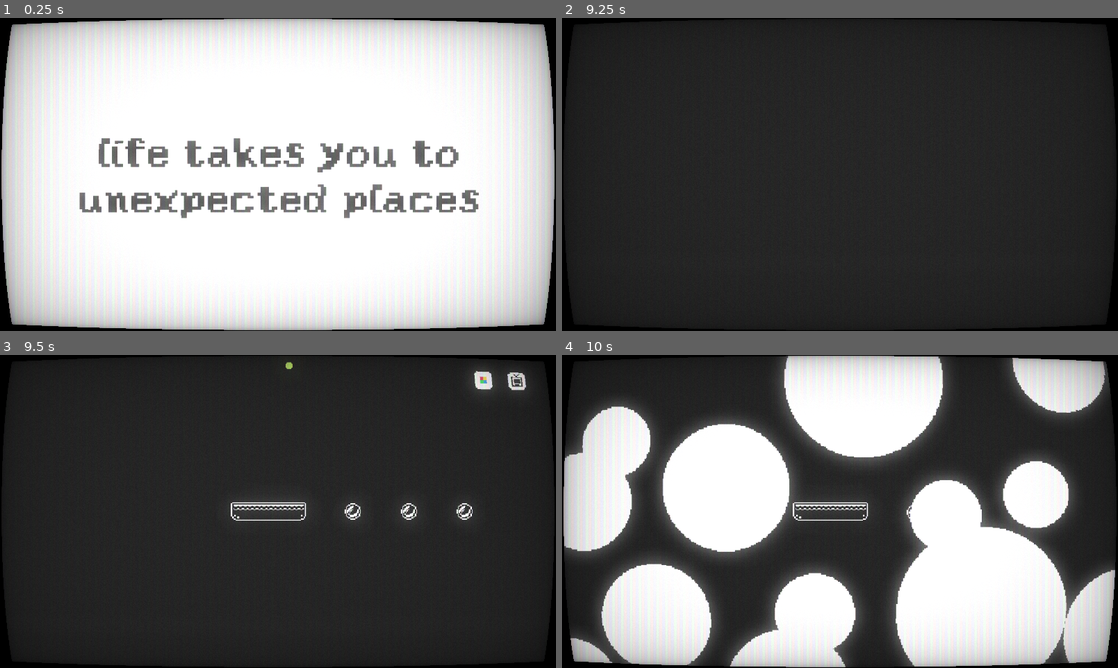
Above: before the commit, frames 1-4 (two rows, left to right).
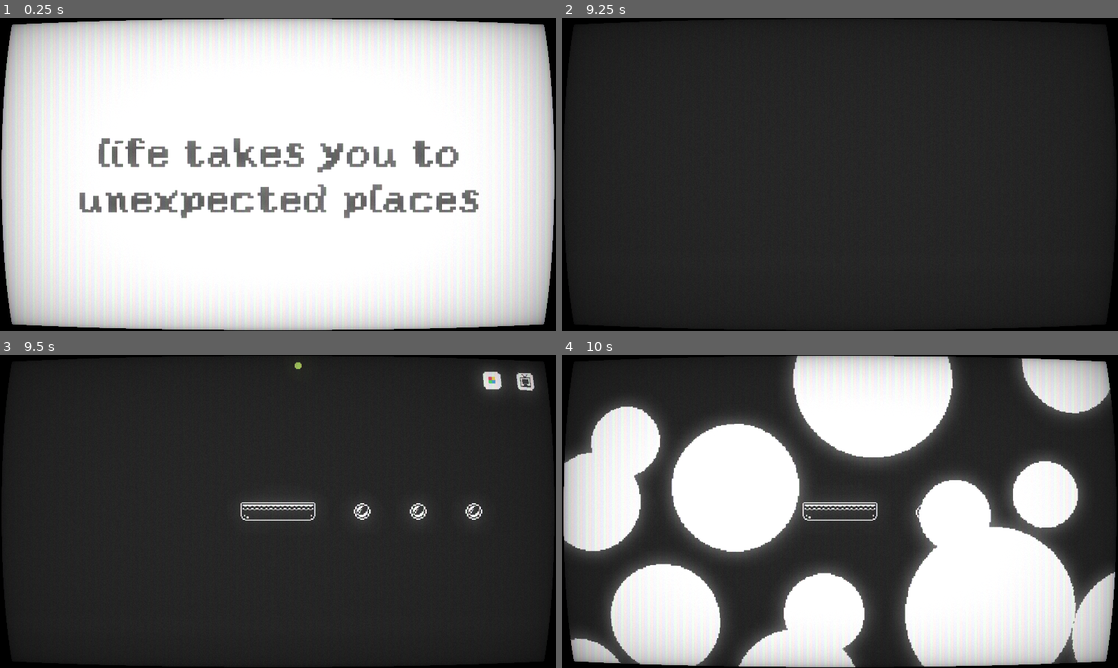
Above: after the commit, the same moments.

Repository: pascalbros/GGJ25-Blobble
Game: Godot game, scene res://scenes/levels/18.tscn
Two runs of this game, one before a commit and one after it. Both use one fixed random seed, a clock stepped at 60 frames per second and the inputs below. This scene is started directly instead of the project's main scene.
Inputs:
- Up to frame 1 (0.25 s): no input
- Up to frame 2 (9.25 s): tap Enter at 0.5, 5.75 s; hold Right (right) 0.53-2.03 s; tap P at 0.6, 1.35, 2.1, 2.85, 3.6, 4.35, 5.1, 5.85, 6.6, 7.35, 8.85 s; tap Space (jump) at 0.77, 1.52, 3.02, 3.77, 4.52, 5, 6.02, 6.5, 6.77, 7.52 s; hold Left (left) 2.03-2.78 s; hold Right (right) 2.78-4.28 s; hold Left (left) 4.28-5.03 s; hold Right (right) 5.03-5.78 s; hold Left (left) 5.78-7.28 s; hold Right (right) 7.28-8 s; click "Start" at 8 s; hold Right (right) from 8.78 s (still down)
- Up to frame 3 (9.5 s): keep holding Right (right)
- Up to frame 4 (10 s): keep holding Right (right); tap P at 9.6 s; tap Space (jump) at 9.77 s

Frames 1-2 are identical in both runs. In frame 3, 1.1% of the frame differs, in the area x 41-97%, y 2-54%; in frame 4, 13%, in the area x 0-100%, y 0-100%.
Error in both runs: Cannot call method 'queue_free' on a null value. (res://scripts/game_manager.gd:54)

Commit message:
Fixed levels

Diff:
--- a/scenes/levels/1.tscn
+++ b/scenes/levels/1.tscn
@@ -503,7 +503,7 @@
 sources/2 = SubResource("TileSetAtlasSource_y2hbr")
 sources/0 = SubResource("TileSetScenesCollectionSource_f2ufy")
 
-[node name="Node2D" type="Node2D"]
+[node name="Node2D2" type="Node2D"]
 script = ExtResource("1_vy6be")
 should_animate_in = false
 
@@ -520,6 +520,7 @@
 tile_set = SubResource("TileSet_34edj")
 
 [node name="Camera2D" type="Camera2D" parent="."]
+position = Vector2(-8, 0)
 zoom = Vector2(4, 4)
 position_smoothing_enabled = true
 
--- a/scenes/levels/18.tscn
+++ b/scenes/levels/18.tscn
@@ -490,7 +490,7 @@
 sources/2 = SubResource("TileSetAtlasSource_7lj57")
 sources/0 = SubResource("TileSetScenesCollectionSource_44qit")
 
-[node name="Node2D" type="Node2D"]
+[node name="Node2D3" type="Node2D"]
 script = ExtResource("1_3tpn2")
 level_name = "life takes you to
 unexpected places"
--- a/scenes/levels/2.tscn
+++ b/scenes/levels/2.tscn
@@ -488,7 +488,7 @@
 sources/2 = SubResource("TileSetAtlasSource_7lj57")
 sources/0 = SubResource("TileSetScenesCollectionSource_44qit")
 
-[node name="Node2D" type="Node2D"]
+[node name="Node2D5" type="Node2D"]
 script = ExtResource("1_4a4ah")
 level_name = "Left and right"
 
@@ -500,13 +500,19 @@
 color = Color(0.0923971, 0.0923971, 0.0923971, 1)
 
 [node name="TileMapLayer" type="TileMapLayer" parent="."]
+position = Vector2(-8, 0)
 tile_map_data = PackedByteArray("AAD//wAAAgALABAAAAAAAAAAAgALABAAAAABAAAAAgAMABAAAAD+/wAAAgAKABAAAAADAAAAAAAAAAAAAQD8/wAAAAAAAAAAAQA=")
 tile_set = SubResource("TileSet_34edj")
 
 [node name="Camera2D" type="Camera2D" parent="."]
+position = Vector2(-8, 0)
 zoom = Vector2(4, 4)
 position_smoothing_enabled = true
 
 [node name="Main" type="Node2D" parent="."]
 
 [node name="Player" parent="." instance=ExtResource("3_vyg4e")]
+position = Vector2(-8, 0)
+
+[connection signal="body_entered" from="TileMapLayer/Bubble" to="TileMapLayer/Bubble" method="_on_body_entered"]
+[connection signal="body_entered" from="TileMapLayer/@Area2D@91493" to="TileMapLayer/@Area2D@91493" method="_on_body_entered"]
--- a/scenes/levels/3.tscn
+++ b/scenes/levels/3.tscn
@@ -488,7 +488,7 @@
 sources/2 = SubResource("TileSetAtlasSource_7lj57")
 sources/0 = SubResource("TileSetScenesCollectionSource_44qit")
 
-[node name="Node2D" type="Node2D"]
+[node name="Node2D5" type="Node2D"]
 script = ExtResource("1_7jenr")
 level_name = "The answer is no"
 
@@ -504,6 +504,7 @@
 tile_set = SubResource("TileSet_34edj")
 
 [node name="Camera2D" type="Camera2D" parent="."]
+position = Vector2(-8, 0)
 zoom = Vector2(4, 4)
 position_smoothing_enabled = true
 
--- a/scenes/levels/4.tscn
+++ b/scenes/levels/4.tscn
@@ -488,7 +488,7 @@
 sources/2 = SubResource("TileSetAtlasSource_7lj57")
 sources/0 = SubResource("TileSetScenesCollectionSource_44qit")
 
-[node name="Node2D" type="Node2D"]
+[node name="Node2D4" type="Node2D"]
 script = ExtResource("1_dd2fl")
 level_name = "Take the stairs,
 it's healtier"
@@ -505,7 +505,7 @@
 tile_set = SubResource("TileSet_34edj")
 
 [node name="Camera2D" type="Camera2D" parent="."]
-offset = Vector2(-8, 0)
+position = Vector2(-8, 0)
 zoom = Vector2(4, 4)
 position_smoothing_enabled = true
 
